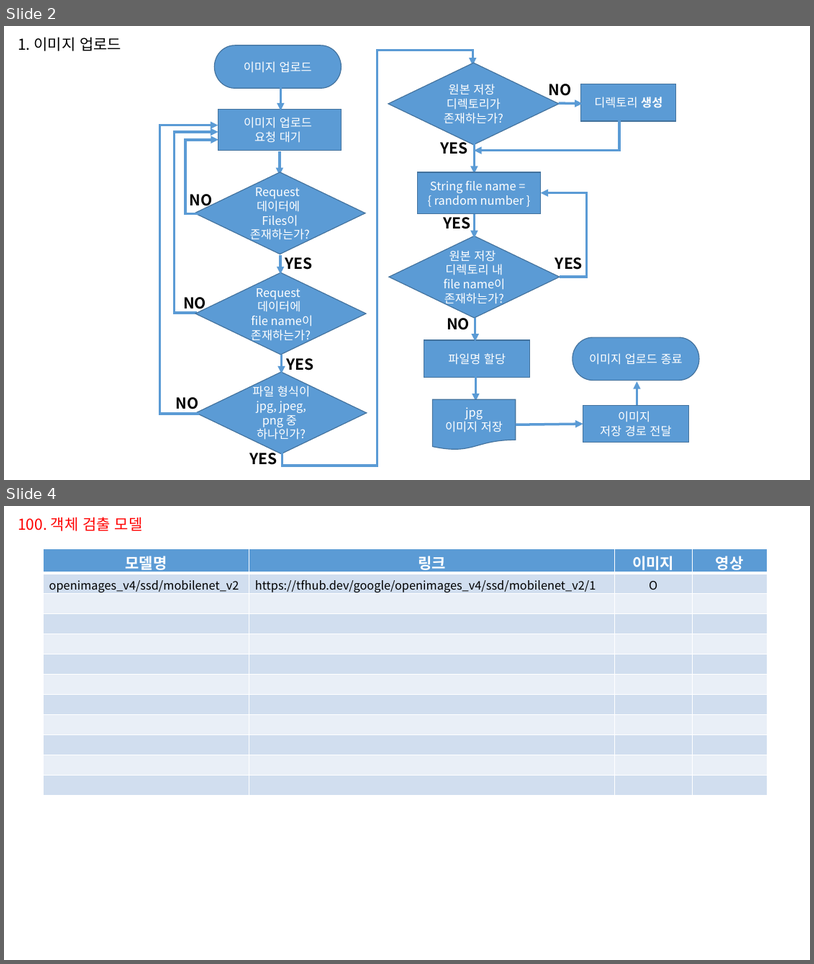
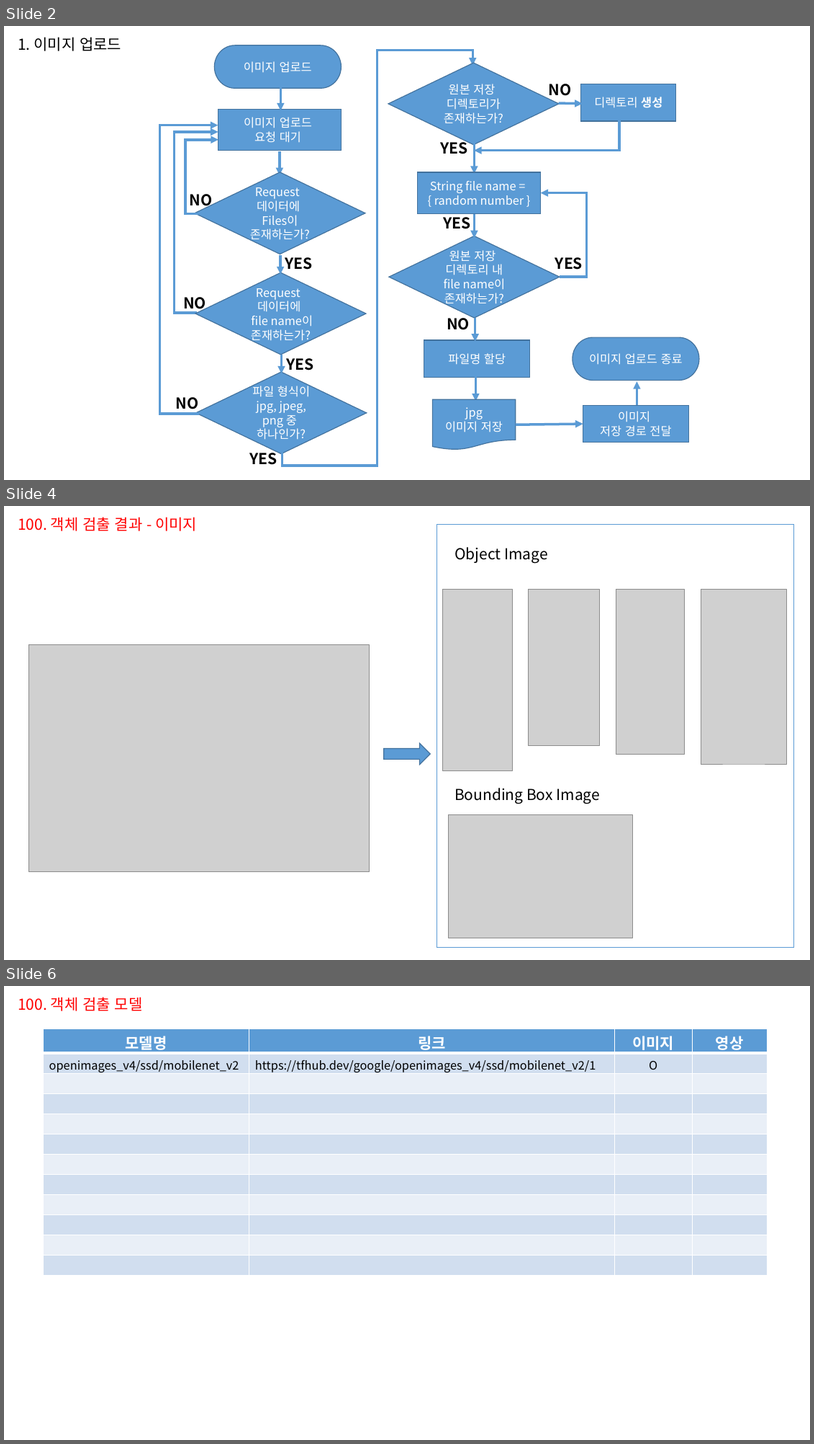
Before and after one commit to sweetleejoohyun/toy_backend, a slide deck: docs/순서도.pptx. Shown one above the other, each under a label of ours: slides 2 and 4 before the commit, slides 2, 4 and 6 after it; the slides between them are not shown. The pictures are 814x964 and 814x1444 pixels, drawn with LibreOffice and Linux fonts; fonts in the diff are those of the drawing; grey boxes stand for pictures. Boxes give left, top, right and bottom in pixels: in the first picture for what was removed or moved away, otherwise in the second. Text is boxed around its words. In the diff, an @@ line names an element or a change of style, - is before the commit and + after.

Commit message:
이미지 객체검출 결과 추가

```diff
--- a/docs/순서도.pptx
+++ b/docs/순서도.pptx
@@ slide 4 added at (4,506,810,960), background #FFFFFF @@
@@ text added at (18,517,197,531), 18 pt, text #FF0000 @@
+100. 객체 검출 결과 - 이미지
@@ rectangle added at (437,525,795,947), outline #5B9BD5 1 pt @@
@@ text added at (455,547,548,563), 18 pt, text #000000 @@
+Object Image
@@ picture added at (443,590,513,771) @@
@@ picture added at (528,590,600,746) @@
@@ picture added at (617,590,684,754) @@
@@ picture added at (702,590,787,764) @@
@@ picture added at (28,644,369,871) @@
@@ right arrow added at (384,743,430,764), fill #5B9BD5, outline #43739E 1 pt @@
@@ text added at (455,788,600,803), 18 pt, text #000000 @@
+Bounding Box Image
@@ picture added at (449,815,633,937) @@
@@ what was slide 4 is now slide 6 @@
```
Also in this commit, not shown: 2 slides changed, 1 other slide added.
